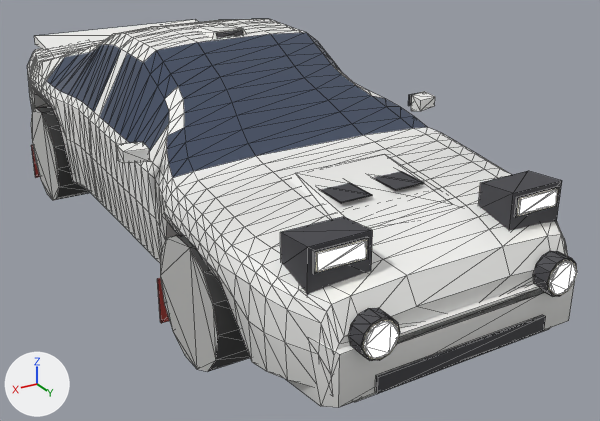
A saved change to the glTF model models/celica.glb.
One viewpoint serves both versions: a 50 mm camera at (2.3, 4.61, 2.34) aimed at (-0.25, 0.36, 0.22). The axes (+X, +Y, +Z) are drawn at lower left. The lights are the same throughout. The older version comes first. Mesh edges are drawn as thin lines. Where no turn or scale is listed for an object, it has been applied to the vertices. Vertices at exactly the same position are counted once.

The first picture shows 'Body', 'Bumper_F', 'LightPod', 'Mirror_R', 'Spoiler', 'Wheel_FR', 'Wheel_RR' and 2 more.
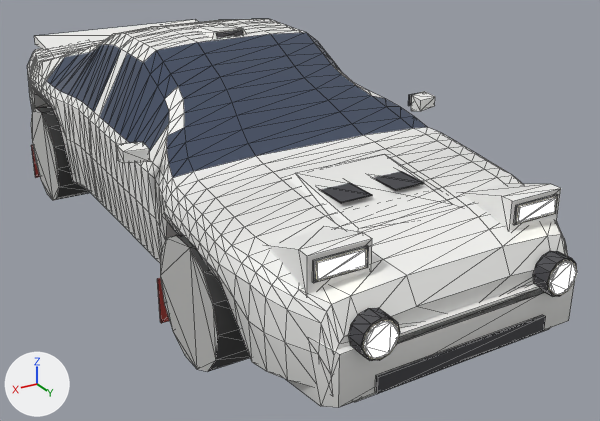
The change, as a list of edits to the scene's bpy script:
```text
Change me_body:
    where me_body.from_pydata(...)  # 894 vertices, 1740 faces; spans x -0.92..0.92, y -2.2..2.2, z -0.41..0.73
    used by ob_body; location = (0.0, 0.0, 0.6)
    me_body part 1: the loose piece of 8 vertices spanning x -0.72..-0.4, y 1.82..2.04, z 0.05..0.29 is scaled about its middle by (-0.562, -1.18, 0.0299), then moved by (0.72, -0.48, 0.05)
    me_body part 2: the loose piece of 8 vertices spanning x -0.69..-0.43, y 2.04..2.05, z 0.17..0.27 is moved by (0.0, 0.0, -0.04)
    me_body part 3: the loose piece of 8 vertices spanning x 0.43..0.69, y 2.04..2.05, z 0.17..0.27 is moved by (0.0, 0.0, -0.04)
    me_body part 4: the loose piece of 8 vertices spanning x -0.68..-0.44, y 2.05..2.06, z 0.18..0.26 is moved by (0.0, 0.0, -0.04)
    me_body part 5: the loose piece of 8 vertices spanning x 0.44..0.68, y 2.05..2.06, z 0.18..0.26 is moved by (0.0, 0.0, -0.04)
    me_body part 6: 24 of 894 vertices moved; they spanned x -0.25..0.72, y 1.32..2.04, z 0.05..0.29 and now span x -0.72..0.72, y -0.08..2.04, z 0.05..0.73; mean shift (-0.19, -0.35, 0.15); largest move (0.72, 2.04, 0.05) -> (0.09, -0.08, 0.69)
    me_body part 7: 10 faces spanning x -0.72..0.72, y 1.66..2.04, z 0.05..0.25 switch from mat_trim_celica to mat_livery_celica
```

Changed parts and their boxes (x1, y1, x2, y2) in the pictures (600 x 421 px; the box of a moved part takes in the faces that stretch with it):
part 1 of me_body, moved or reshaped: before (478, 171, 562, 231); after (320, 183, 372, 203)
part 2 of me_body, moved or reshaped: before (514, 186, 559, 217); after (514, 194, 558, 225)
part 3 of me_body, moved or reshaped: before (313, 237, 369, 274); after (313, 246, 369, 283)
part 4 of me_body, moved or reshaped: before (518, 189, 558, 215); after (518, 197, 556, 223)
part 5 of me_body, moved or reshaped: before (317, 241, 367, 272); after (317, 249, 366, 280)
part 6 of me_body, moved or reshaped: before (280, 171, 424, 296); after (216, 30, 560, 292)
part 7 of me_body, recoloured: before (325, 180, 389, 203); after (267, 188, 561, 296)
